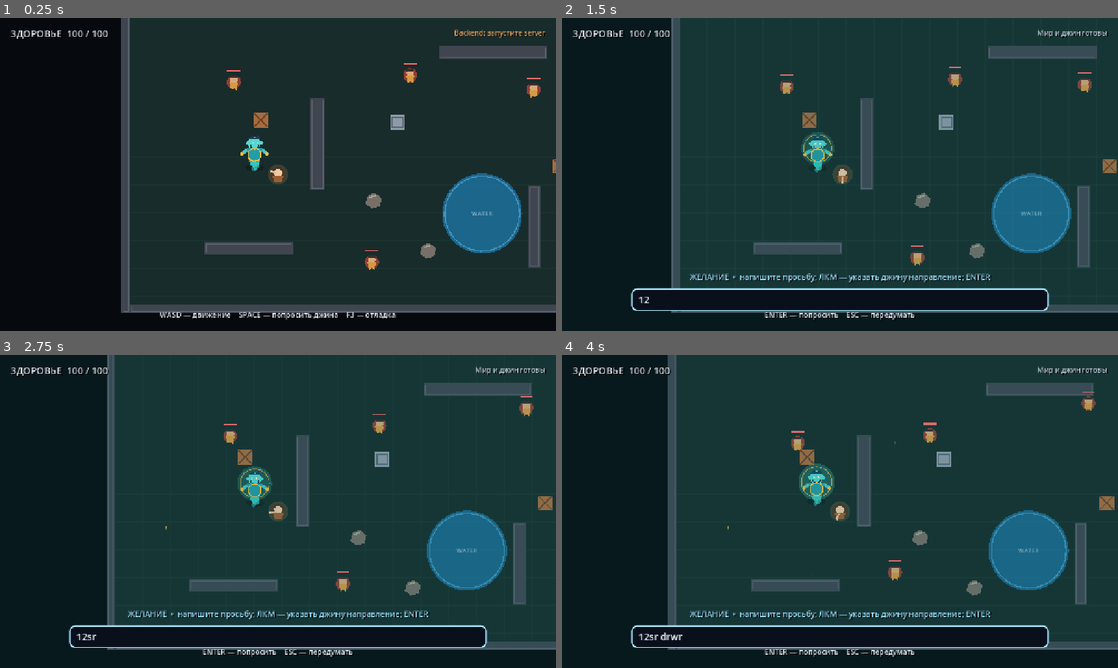
Above: before the commit, frames 1-4 (two rows, left to right).
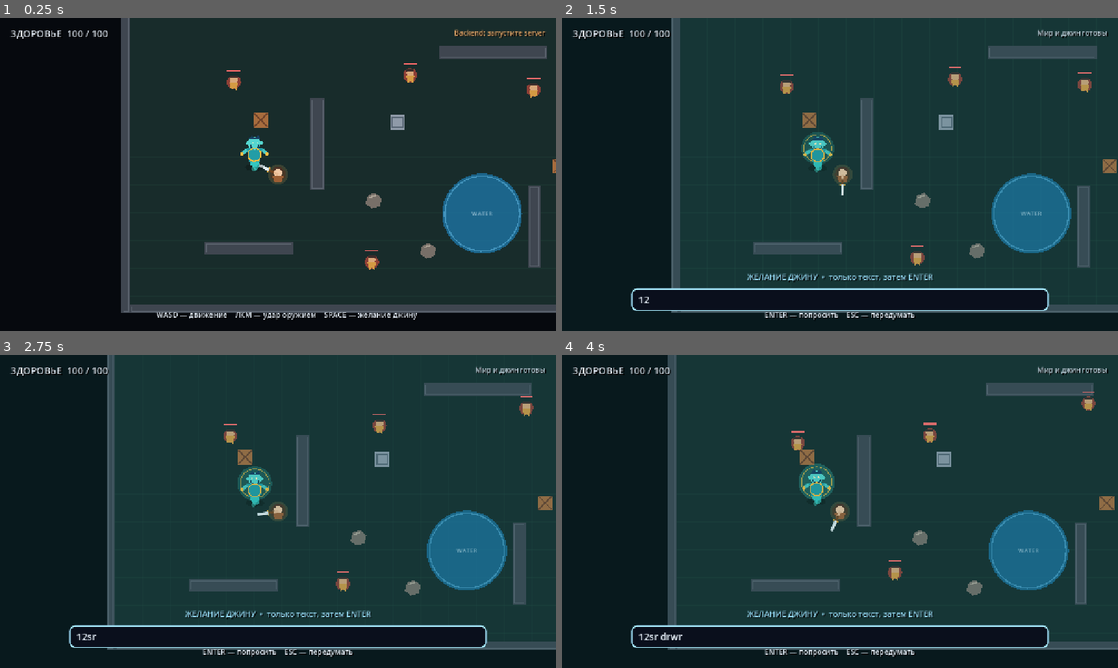
Above: after the commit, the same moments.

Repository: medbar/granted_game
Game: Godot game, scene res://scenes/main.tscn
The game is run twice, just before and just after one commit, with the same random seed, the same clock (stepped at 60 frames per second) and the same inputs.
Inputs (mouse positions are in pixels of both pictures, inside the frame that each line leads up to):
- Up to frame 1 (0.25 s): no input
- Up to frame 2 (1.5 s): tap Enter at 0.5 s; move the mouse to (962, 158) at 0.52 s; hold D 0.53-1.25 s; tap R at 0.6 s; click (962, 158) at 0.67 s; tap Space at 0.77 s; click (840, 299) at 1.27 s; type "12" at 1.35 s
- Up to frame 3 (2.75 s): move the mouse to (166, 527) at 2.02 s; hold S from 2.03 s (still down); tap R at 2.1 s; click (166, 527) at 2.17 s; tap Space at 2.27 s
- Up to frame 4 (4 s): move the mouse to (895, 442) at 2.77 s; release S at 2.78 s; hold D 2.78-3.53 s; tap R at 2.85, 3.6 s; click (895, 442) at 2.92 s; move the mouse to (812, 574) at 3.52 s; hold W from 3.53 s (still down); click (812, 574) at 3.67 s; tap Space at 3.77 s

The runs differ from the first frame. In frame 1, 0.6% of the frame differs, in the area x 28-75%, y 46-97%; in frame 2, 0.8%; in frame 3, 0.8%; in frame 4, 0.8%, in the area x 23-78%, y 27-85%.

Commit message:
Separate sword combat from text-only wishes

Diff:
--- a/client/config/gameplay.json
+++ b/client/config/gameplay.json
@@ -2,7 +2,6 @@
   "backend_url": "http://127.0.0.1:8000",
   "cast_time_scale": 0.35,
   "snapshot_radius": 12.0,
-  "max_gesture_points": 256,
   "request_timeout_seconds": 2.0,
   "runtime_contact_interval": 0.4
 }
--- a/client/scripts/main.gd
+++ b/client/scripts/main.gd
@@ -8,6 +8,10 @@
 const WorldPropScript = preload("res://scripts/world_prop.gd")
 const MagicEffectScript = preload("res://scripts/magic_effect.gd")
 const RuntimeEffectScript = preload("res://scripts/runtime_effect.gd")
+const WEAPON_RANGE := 82.0
+const WEAPON_ARC_DOT := 0.34
+const WEAPON_DAMAGE := 24.0
+const WEAPON_KNOCKBACK := 0.72
 
 const ARENA := Rect2(-600.0, -330.0, 1200.0, 660.0)
 const WALLS := [
@@ -29,11 +33,7 @@
 
 var casting := false
 var waiting_for_backend := false
-var drawing_gesture := false
 var cast_counter := 0
-var cast_started_ms := 0
-var gesture_strokes: Array = []
-var current_stroke: Array = []
 var debug_enabled := false
 var last_debug: Dictionary = {}
 var last_spell_text := ""
@@ -42,7 +42,6 @@
 var backend_url := "http://127.0.0.1:8000"
 var cast_time_scale := 0.35
 var snapshot_radius := 12.0
-var max_gesture_points := 256
 var request_timeout_seconds := 2.0
 var runtime_contact_interval := 0.4
 
@@ -83,7 +82,6 @@
 	backend_url = str(gameplay_config.get("backend_url", backend_url))
 	cast_time_scale = float(gameplay_config.get("cast_time_scale", cast_time_scale))
 	snapshot_radius = float(gameplay_config.get("snapshot_radius", snapshot_radius))
-	max_gesture_points = int(gameplay_config.get("max_gesture_points", max_gesture_points))
 	request_timeout_seconds = float(gameplay_config.get("request_timeout_seconds", request_timeout_seconds))
 	runtime_contact_interval = float(gameplay_config.get("runtime_contact_interval", runtime_contact_interval))
 
@@ -152,10 +150,10 @@
 	connection_label.horizontal_alignment = HORIZONTAL_ALIGNMENT_RIGHT
 	hint_label = make_label(Vector2(360, 670), Vector2(560, 32), 17)
 	hint_label.horizontal_alignment = HORIZONTAL_ALIGNMENT_CENTER
-	hint_label.text = "WASD — движение    SPACE — попросить джина    F3 — отладка"
+	hint_label.text = "WASD — движение    ЛКМ — удар оружием    SPACE — желание джину"
 
 	cast_label = make_label(Vector2(160, 582), Vector2(960, 40), 18)
-	cast_label.text = "ЖЕЛАНИЕ  •  напишите просьбу; ЛКМ — указать джину направление; ENTER"
+	cast_label.text = "ЖЕЛАНИЕ ДЖИНУ  •  только текст, затем ENTER"
 	cast_label.horizontal_alignment = HORIZONTAL_ALIGNMENT_CENTER
 	cast_label.modulate = Color("a8edff")
 	cast_label.visible = false
@@ -259,7 +257,6 @@
 	var server_spell: Dictionary = runtime_world_config.get("spell", {})
 	cast_time_scale = float(server_spell.get("cast_time_scale", cast_time_scale))
 	snapshot_radius = float(server_spell.get("snapshot_radius", snapshot_radius))
-	max_gesture_points = int(server_spell.get("max_gesture_points", max_gesture_points))
 
 
 func _process(_delta: float) -> void:
@@ -294,37 +291,17 @@
 			get_viewport().set_input_as_handled()
 			return
 
-	if not casting or waiting_for_backend:
-		return
-	if event is InputEventMouseButton and event.button_index == MOUSE_BUTTON_LEFT:
-		if event.pressed:
-			drawing_gesture = true
-			current_stroke = []
-			append_gesture_point(event.position)
-		else:
-			if drawing_gesture:
-				append_gesture_point(event.position)
-				if current_stroke.size() > 1:
-					gesture_strokes.append(current_stroke.duplicate(true))
-			drawing_gesture = false
-			current_stroke = []
-		get_viewport().set_input_as_handled()
-	elif event is InputEventMouseMotion and drawing_gesture:
-		var world_position := get_global_mouse_position()
-		if current_stroke.is_empty() or Vector2(current_stroke[-1]["world_x"] * UNIT, current_stroke[-1]["world_y"] * UNIT).distance_to(world_position) >= 5.0:
-			append_gesture_point(event.position)
+	if event is InputEventMouseButton and event.button_index == MOUSE_BUTTON_LEFT and event.pressed and not casting:
+		try_weapon_attack()
 		get_viewport().set_input_as_handled()
 
 
 func begin_cast() -> void:
 	casting = true
 	waiting_for_backend = false
-	drawing_gesture = false
-	gesture_strokes.clear()
-	current_stroke = []
-	cast_started_ms = Time.get_ticks_msec()
 	Engine.time_scale = cast_time_scale
 	player.movement_enabled = false
+	player.cancel_weapon_swing()
 	genie.set_wish_state(true, false)
 	cast_tint.color = Color(0.06, 0.42, 0.43, 0.16)
 	cast_label.visible = true
@@ -356,10 +333,6 @@
 	if text.is_empty():
 		spell_input.placeholder_text = "Скажите джину, чего вы желаете"
 		return
-	if drawing_gesture and current_stroke.size() > 1:
-		gesture_strokes.append(current_stroke.duplicate(true))
-		drawing_gesture = false
-		current_stroke = []
 	waiting_for_backend = true
 	spell_input.editable = false
 	cast_label.text = "ДЖИН ИСПОЛНЯЕТ ЖЕЛАНИЕ…  мир продолжает двигаться"
@@ -373,31 +346,7 @@
 		cast_failed("backend request could not start")
 
 
-func append_gesture_point(screen_position: Vector2) -> void:
-	if current_stroke.size() + total_gesture_points() >= max_gesture_points:
-		return
-	var viewport_size := get_viewport_rect().size
-	var world_position := get_global_mouse_position()
-	current_stroke.append({
-		"t_ms": Time.get_ticks_msec() - cast_started_ms,
-		"screen_x": clampf(screen_position.x / viewport_size.x, 0.0, 1.0),
-		"screen_y": clampf(screen_position.y / viewport_size.y, 0.0, 1.0),
-		"world_x": world_position.x / UNIT,
-		"world_y": world_position.y / UNIT
-	})
-
-
-func total_gesture_points() -> int:
-	var total := 0
-	for stroke in gesture_strokes:
-		total += stroke.size()
-	return total
-
-
 func build_cast_payload(text: String) -> Dictionary:
-	var stroke_payload: Array = []
-	for stroke in gesture_strokes:
-		stroke_payload.append({"points": stroke})
 	return {
 		"request_id": "wish-%06d" % cast_counter,
 		"wish_text": text,
@@ -408,7 +357,6 @@
 			"velocity": {"x": 0.0, "y": 0.0},
 			"facing": {"x": genie.facing.x, "y": genie.facing.y}
 		},
-		"gesture": {"strokes": stroke_payload},
 		"world": {"objects": collect_world_snapshot()},
 		"options": {"debug": true}
 	}
@@ -600,18 +548,15 @@
 	Engine.time_scale = 1.0
 	casting = false
 	waiting_for_backend = false
-	drawing_gesture = false
 	player.movement_enabled = true
 	genie.set_wish_state(false, false)
 	cast_tint.color = Color(0.06, 0.42, 0.43, 0.0)
 	cast_label.visible = false
-	cast_label.text = "ЖЕЛАНИЕ  •  напишите просьбу; ЛКМ — указать джину направление; ENTER"
+	cast_label.text = "ЖЕЛАНИЕ ДЖИНУ  •  только текст, затем ENTER"
 	spell_input.visible = false
 	spell_input.editable = true
 	spell_input.release_focus()
-	hint_label.text = "WASD — движение    SPACE — попросить джина    F3 — отладка    R — сброс"
-	gesture_strokes.clear()
-	current_stroke = []
+	hint_label.text = "WASD — движение    ЛКМ — удар оружием    SPACE — желание джину"
 	queue_redraw()
 
 
@@ -619,7 +564,7 @@
 	if not is_instance_valid(debug_text):
 		return
 	if last_debug.is_empty():
-		debug_text.text = "[b]GENIE WISH VIEW[/b]\n\nПопросите джина исполнить первое желание.\n\nЗдесь появятся якоря, указание жестом, цели, правила мира и задержка REST."
+		debug_text.text = "[b]GENIE WISH VIEW[/b]\n\nПопросите джина исполнить первое желание.\n\nЗдесь появятся смысловые якоря, цели, правила мира и задержка REST."
 		return
 	if last_debug.has("error"):
 		debug_text.text = "[b][color=#ff8f8f]ДЖИН НЕ СПРАВИЛСЯ[/color][/b]\n\n%s\n\nПоследнее желание: %s" % [last_debug["error"], last_debug.get("wish_text", "")]
@@ -632,12 +577,6 @@
 	lines.append("\n[b]Top anchors[/b]")
 	for anchor in interpretation.get("anchors", []).slice(0, 10):
 		lines.append("%-16s %.3f" % [str(anchor.get("id", "")), float(anchor.get("score", 0.0))])
-	var gesture: Dictionary = interpretation.get("gesture_features", {})
-	lines.append("\n[b]Gesture[/b]")
-	lines.append("straightness  %.3f" % float(gesture.get("straightness", 0.0)))
-	lines.append("closedness    %.3f" % float(gesture.get("closedness", 0.0)))
-	lines.append("speed         %.3f" % float(gesture.get("speed", 0.0)))
-	lines.append("radial out/in %.3f / %.3f" % [float(gesture.get("radial_out", 0.0)), float(gesture.get("radial_in", 0.0))])
 	var debug: Dictionary = last_debug.get("debug", {})
 	var intent: Dictionary = debug.get("intent", {})
 	lines.append("\n[b]WishIntent[/b]")
@@ -664,6 +603,8 @@
 	player.states.clear()
 	for dwarf in dwarfs:
 		dwarf.health = 58.0
+		dwarf.dead_for = 0.0
+		dwarf.attack_cooldown = 0.0
 		dwarf.states.clear()
 		dwarf.temperature = 0.5
 		dwarf.wetness = 0.0
@@ -707,19 +648,32 @@
 			draw_arc(water_position, water_radius - 6.0, 0.0, TAU, 48, Color(0.45, 0.82, 1.0, 0.42), 3.0)
 	var fallback_font := ThemeDB.fallback_font
 	draw_string(fallback_font, water_position + Vector2(-42, 5), water_state.to_upper(), HORIZONTAL_ALIGNMENT_CENTER, 84, 14, Color(0.88, 0.96, 1.0, 0.62))
-	if casting:
-		var polyline := PackedVector2Array()
-		for stroke in gesture_strokes:
-			polyline.clear()
-			for point in stroke:
-				polyline.append(Vector2(float(point["world_x"]), float(point["world_y"])) * UNIT)
-			if polyline.size() > 1:
-				draw_polyline(polyline, Color(1.0, 0.79, 0.3, 0.88), 5.0, true)
-		polyline.clear()
-		for point in current_stroke:
-			polyline.append(Vector2(float(point["world_x"]), float(point["world_y"])) * UNIT)
-		if polyline.size() > 1:
-			draw_polyline(polyline, Color(0.35, 1.0, 0.9, 0.96), 5.0, true)
+
+
+func try_weapon_attack() -> void:
+	if casting or not player.start_weapon_swing():
+		return
+	var direction: Vector2 = player.facing.normalized()
+	var hit_count := 0
+	for dwarf in dwarfs:
+		if not dwarf.visible:
+			continue
+		var offset: Vector2 = dwarf.global_position - player.global_position
+		var distance := offset.length()
+		if distance > WEAPON_RANGE + 16.0 or distance <= 0.001:
+			continue
+		if offset.normalized().dot(direction) < WEAPON_ARC_DOT:
+			continue
+		dwarf.apply_world_action({
+			"type": "APPLY_FORCE",
+			"direction": {"x": direction.x, "y": direction.y},
+			"strength": WEAPON_KNOCKBACK
+		}, UNIT)
+		dwarf.apply_world_action({"type": "DAMAGE", "amount": WEAPON_DAMAGE}, UNIT)
+		hit_count += 1
+	if hit_count > 0:
+		connection_label.text = "Оружие: попадание"
+		connection_label.modulate = Color("ffd27a")
 
 
 func _notification(what: int) -> void:
--- a/client/scripts/player.gd
+++ b/client/scripts/player.gd
@@ -4,6 +4,8 @@
 
 const MOVE_SPEED := 215.0
 const BODY_RADIUS := 18.0
+const WEAPON_SWING_DURATION := 0.24
+const WEAPON_COOLDOWN_DURATION := 0.38
 
 var health := 100.0
 var facing := Vector2.RIGHT
@@ -12,6 +14,8 @@
 var states: Dictionary = {}
 var temperature := 0.5
 var wetness := 0.0
+var weapon_swing_remaining := 0.0
+var weapon_cooldown := 0.0
 var arena_bounds := Rect2(-600.0, -330.0, 1200.0, 660.0)
 
 
@@ -27,6 +31,8 @@
 
 
 func _physics_process(delta: float) -> void:
+	weapon_swing_remaining = maxf(0.0, weapon_swing_remaining - delta)
+	weapon_cooldown = maxf(0.0, weapon_cooldown - delta)
 	facing = global_position.direction_to(get_global_mouse_position())
 	if facing.length_squared() < 0.001:
 		facing = Vector2.RIGHT
@@ -47,6 +53,20 @@
 	global_position.y = clampf(global_position.y, arena_bounds.position.y + BODY_RADIUS, arena_bounds.end.y - BODY_RADIUS)
 	impulse = impulse.move_toward(Vector2.ZERO, 520.0 * delta)
 	_tick_states(delta)
+	queue_redraw()
+
+
+func start_weapon_swing() -> bool:
+	if not movement_enabled or weapon_cooldown > 0.0:
+		return false
+	weapon_swing_remaining = WEAPON_SWING_DURATION
+	weapon_cooldown = WEAPON_COOLDOWN_DURATION
+	queue_redraw()
+	return true
+
+
+func cancel_weapon_swing() -> void:
+	weapon_swing_remaining = 0.0
 	queue_redraw()
 
 
@@ -120,9 +140,19 @@
 	draw_circle(Vector2(0.0, -5.0), 10.0, Color("f2c9a5"))
 	draw_colored_polygon(PackedVector2Array([Vector2(-13, 3), Vector2(13, 3), Vector2(8, 18), Vector2(-8, 18)]), Color("9c5f35"))
 	draw_arc(Vector2(0, -7), 9.0, PI, TAU, 12, Color("4a3025"), 4.0)
-	var pointing_hand := facing.normalized() * 18.0
-	draw_line(facing.normalized() * 5.0, pointing_hand, Color("e8b991"), 4.0, true)
-	draw_circle(pointing_hand, 3.0, Color("f2c9a5"))
+	var weapon_direction := facing.normalized()
+	if weapon_swing_remaining > 0.0:
+		var swing_progress := 1.0 - weapon_swing_remaining / WEAPON_SWING_DURATION
+		weapon_direction = weapon_direction.rotated(lerpf(-1.15, 1.15, swing_progress))
+	var hand := weapon_direction * 12.0
+	var guard := weapon_direction * 24.0
+	var tip := weapon_direction * 48.0
+	var side := weapon_direction.orthogonal()
+	draw_line(Vector2.ZERO, hand, Color("e8b991"), 5.0, true)
+	draw_line(hand, guard, Color("70421f"), 5.0, true)
+	draw_line(guard - side * 6.0, guard + side * 6.0, Color("e2a93b"), 3.0, true)
+	draw_line(guard, tip, Color("dbe9ee"), 6.0, true)
+	draw_line(guard + side * 1.5, tip + side * 1.5, Color("ffffff"), 1.5, true)
 
 
 func draw_ellipse_shadow(offset: Vector2) -> void:
--- a/client/tests/live_cast_runner.gd
+++ b/client/tests/live_cast_runner.gd
@@ -13,26 +13,9 @@
 		push_error("LIVE WISH: " + message)
 
 
-func circle_points(center: Vector2, radius: float) -> Array:
-	var points: Array = []
-	for index in range(17):
-		var point := center + Vector2.from_angle(float(index) / 16.0 * TAU) * radius
-		points.append({"t_ms": index * 45, "screen_x": 0.5, "screen_y": 0.5, "world_x": point.x, "world_y": point.y})
-	return points
-
-
-func line_points(origin: Vector2, direction: Vector2) -> Array:
-	return [
-		{"t_ms": 0, "screen_x": 0.45, "screen_y": 0.5, "world_x": origin.x, "world_y": origin.y},
-		{"t_ms": 100, "screen_x": 0.55, "screen_y": 0.5, "world_x": origin.x + direction.x * 2.0, "world_y": origin.y + direction.y * 2.0},
-		{"t_ms": 200, "screen_x": 0.7, "screen_y": 0.5, "world_x": origin.x + direction.x * 4.0, "world_y": origin.y + direction.y * 4.0}
-	]
-
-
-func ask_wish(game, text: String, points: Array) -> bool:
+func ask_wish(game, text: String) -> bool:
 	game.begin_wish()
 	game.spell_input.text = text
-	game.gesture_strokes = [points]
 	game.confirm_cast()
 	for _frame in range(360):
 		await process_frame
@@ -52,15 +35,14 @@
 	game.player.global_position = game.water_position - Vector2(145, 0)
 	game.genie.snap_to_companion()
 	await process_frame
-	var pool_center: Vector2 = game.water_position / game.UNIT
-	var freeze_ok: bool = await ask_wish(game, "заморозь воду", circle_points(pool_center, 1.2))
+	var freeze_ok: bool = await ask_wish(game, "заморозь воду")
 	check(freeze_ok, "Godot receives a successful /wish response")
 	check(game.water_state == "ice", "live backend response freezes the pool")
 	check(game.last_debug.get("debug", {}).get("selected_targets", []).has("water_pool_01"), "live target resolution selects the pool")
 
 	game.water_state = "water"
 	game.water_temperature = 0.5
-	var steam_ok: bool = await ask_wish(game, "создай огонь в воде", circle_points(pool_center, 0.8))
+	var steam_ok: bool = await ask_wish(game, "создай огонь в воде")
 	check(steam_ok, "a second live wish completes")
 	check(game.water_state == "steam", "fire in water resolves through heat and phase rules into steam")
 
@@ -68,8 +50,8 @@
 	game.player.global_position = Vector2(-250, 0)
 	game.dwarfs[0].global_position = Vector2(-50, 0)
 	game.dwarfs[1].global_position = Vector2(10, 35)
-	var origin: Vector2 = game.genie.global_position / game.UNIT
-	var push_ok: bool = await ask_wish(game, "сильно отбрось всех врагов передо мной", line_points(origin, Vector2.RIGHT))
+	game.genie.facing = Vector2.RIGHT
+	var push_ok: bool = await ask_wish(game, "сильно отбрось всех врагов передо мной")
 	check(push_ok, "enemy push wish completes")
 	var targets: Array = game.last_debug.get("debug", {}).get("selected_targets", [])
 	check(not targets.has("player"), "'from me' treats self as the force origin, not a target")
--- a/client/tests/smoke_runner.gd
+++ b/client/tests/smoke_runner.gd
@@ -58,6 +58,19 @@
 	check(game.player.health < health_before, "a nearby gnome attacks and damages the player")
 	game.player.health = 100.0
 
+	game.player.facing = Vector2.RIGHT
+	attacker.global_position = game.player.global_position + Vector2(54, 0)
+	var enemy_health_before: float = attacker.health
+	game.player.weapon_cooldown = 0.0
+	game.try_weapon_attack()
+	check(attacker.health < enemy_health_before, "the player's weapon swing damages an enemy in front")
+	check(game.player.weapon_swing_remaining > 0.0, "weapon attack starts a visible swing animation")
+	for _swing in range(2):
+		game.player.weapon_cooldown = 0.0
+		game.try_weapon_attack()
+	check(not attacker.visible, "repeated weapon swings can kill an enemy")
+	game.reset_sandbox()
+
 	attacker.global_position = game.player.global_position + Vector2(180, 0)
 	var enemy_before: Vector2 = attacker.global_position
 	game.begin_wish()
@@ -65,23 +78,22 @@
 	check(game.genie.wish_active, "the genie visibly reacts while listening to a wish")
 	check(is_equal_approx(Engine.time_scale, game.cast_time_scale), "wish entry uses configured slow motion")
 	check(game.spell_input.visible and not game.player.movement_enabled, "wish mode shows text input and suspends WASD")
+	var wish_enemy_health: float = attacker.health
+	game.player.weapon_cooldown = 0.0
+	game.try_weapon_attack()
+	check(is_equal_approx(attacker.health, wish_enemy_health), "the weapon cannot attack while asking for a wish")
 	for _frame in range(12):
 		await physics_frame
 	check(attacker.global_position.distance_to(enemy_before) > 0.1, "world simulation continues while the player asks the genie")
 
 	game.spell_input.text = "заморозь воду"
-	game.gesture_strokes = [[
-		{"t_ms": 0, "screen_x": 0.4, "screen_y": 0.5, "world_x": 1.0, "world_y": 1.0},
-		{"t_ms": 100, "screen_x": 0.5, "screen_y": 0.4, "world_x": 2.0, "world_y": 1.0},
-		{"t_ms": 200, "screen_x": 0.4, "screen_y": 0.5, "world_x": 1.0, "world_y": 1.0}
-	]]
 	var payload: Dictionary = game.build_cast_payload(game.spell_input.text)
 	check(payload["wish_text"] == "заморозь воду", "Cyrillic wish text survives the client request contract")
 	check(is_equal_approx(float(payload["caster"]["position"]["x"]), game.genie.global_position.x / game.UNIT), "wish effects originate from the genie")
-	check(payload["gesture"]["strokes"].size() == 1, "gesture strokes enter the client request contract")
+	check(not payload.has("gesture"), "wish requests contain no weapon or gesture input")
 
 	var response := {
-		"interpretation": {"coherence": 0.9, "anchors": [], "gesture_features": {}},
+		"interpretation": {"coherence": 0.9, "anchors": []},
 		"debug": {"intent": {}, "selected_targets": ["water_pool_01"], "world_rules": ["test"], "latency_ms": 1.0},
 		"spell_plan": {
 			"world_actions": [
Not shown, changed: README.md
Not shown, changed: docs/spec-compliance.md
Not shown, removed: server/app/gesture.py
Not shown, changed: server/app/intent.py
Not shown, changed: server/app/models.py
Not shown, changed: server/app/service.py
Not shown, changed: server/config/spell_settings.yaml
Not shown, changed: server/tests/conftest.py
Not shown, changed: server/tests/test_api.py
Not shown, removed: server/tests/test_gesture.py
Not shown, changed: server/tests/test_golden_spells.py
Not shown, changed: server/tests/test_service.py
(and 1 more such lines)
